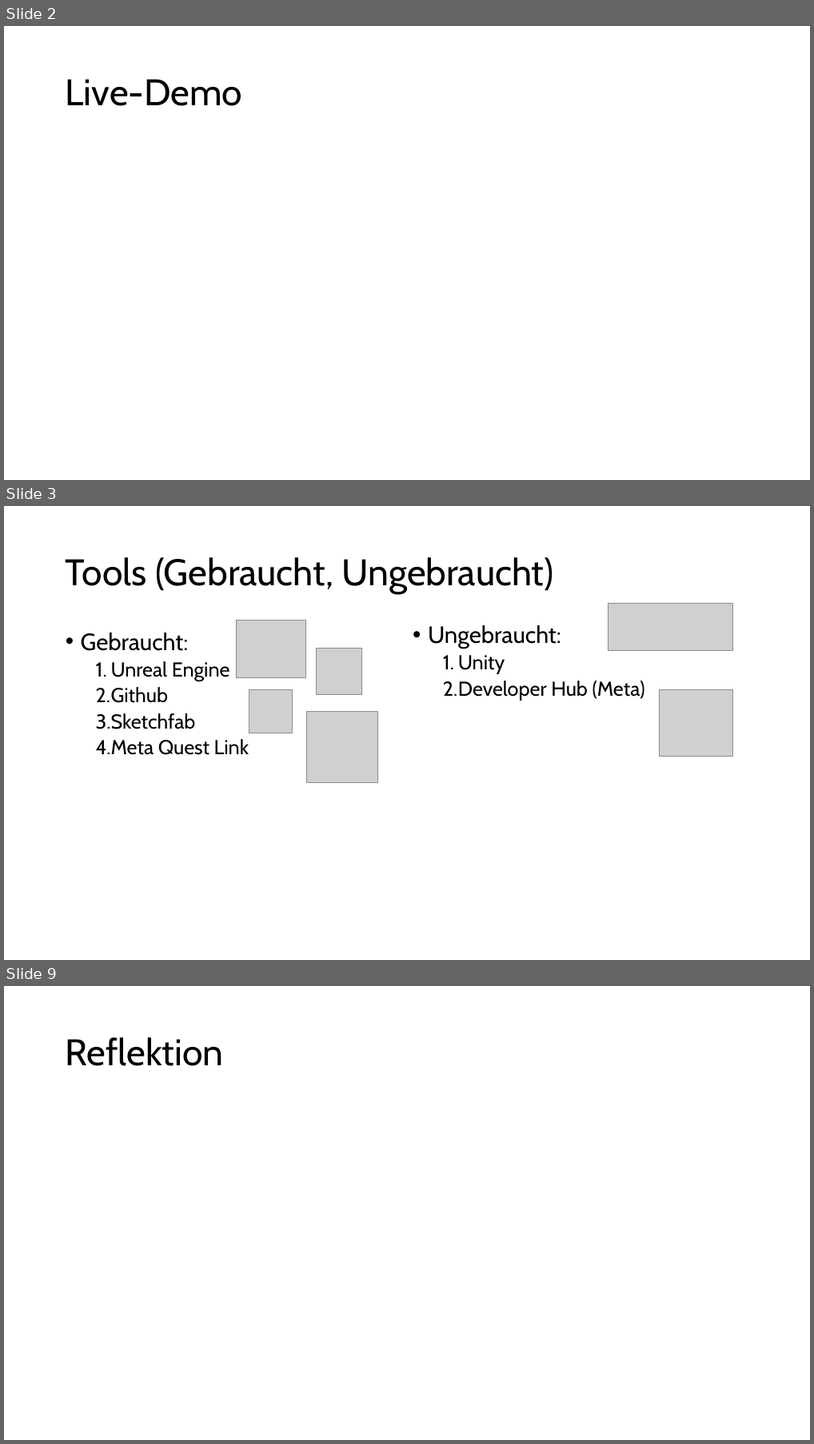
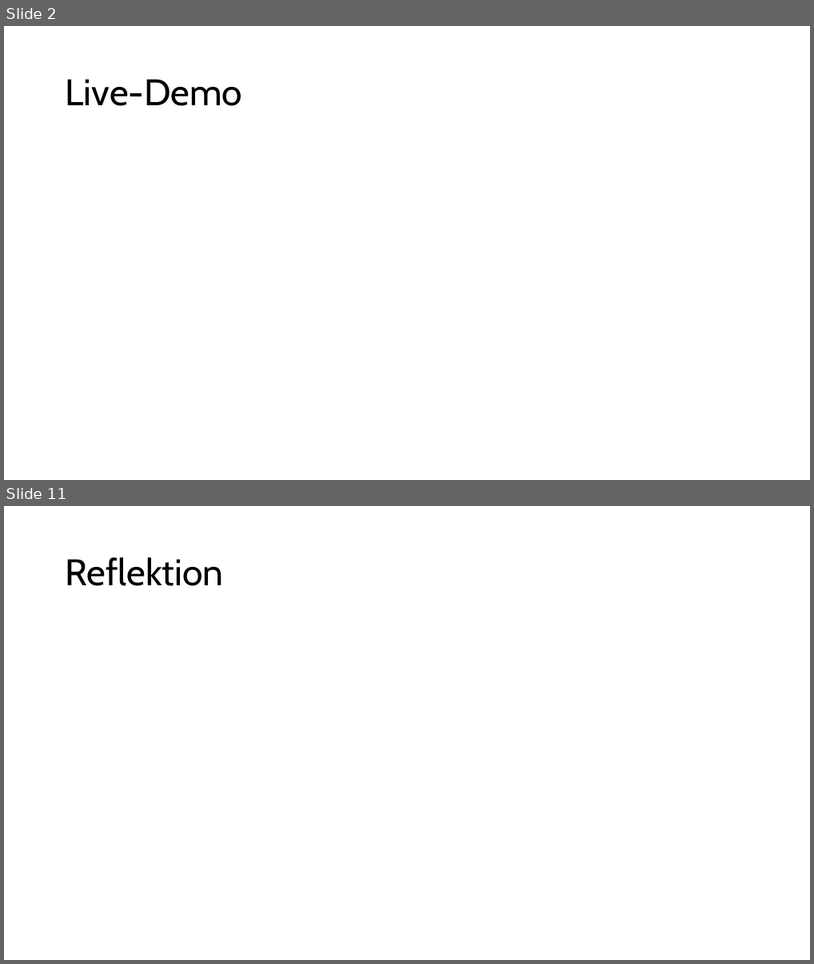
Before and after one commit to Soguel-Aurelien/UnrealEngineProjekt, a slide deck: Presentation/Unrealengine pp.pptx. Shown one above the other, each under a label of ours: slides 2, 3 and 9 before the commit, slides 2 and 11 after it; the slides between them are not shown. The pictures are 814x1444 and 814x964 pixels, drawn with LibreOffice and Linux fonts; fonts in the diff are those of the drawing; grey boxes stand for pictures. Boxes give left, top, right and bottom in pixels: in the first picture for what was removed or moved away, otherwise in the second. Text is boxed around its words. In the diff, an @@ line names an element or a change of style, - is before the commit and + after.

Commit message:
Update Unreal Engine pptx

```diff
--- a/Presentation/Unrealengine pp.pptx
+++ b/Presentation/Unrealengine pp.pptx
@@ slide 3 removed at <box>4,506,810,960</box>, background #FFFFFF @@
@@ title removed at <box>66,557,554,594</box> @@
-Tools (Gebraucht, Ungebraucht)
@@ picture removed at <box>236,620,306,677</box> @@
@@ text removed at <box>428,625,646,700</box> @@
-• Ungebraucht:
-  1. Unity
-  2. Developer Hub (Meta)
@@ picture removed at <box>608,603,733,651</box> @@
@@ text removed at <box>81,632,249,755</box> @@
-• Gebraucht:
-  1. Unreal Engine
-  2. Github
-  3. Sketchfab
-  4. Meta Quest Link
@@ picture removed at <box>316,648,362,695</box> @@
@@ picture removed at <box>249,690,293,733</box> @@
@@ picture removed at <box>660,690,733,756</box> @@
@@ picture removed at <box>306,711,378,783</box> @@
@@ what was slide 9 is now slide 11 @@
```
Also in this commit, not shown: 6 slides changed, 3 slides added.
